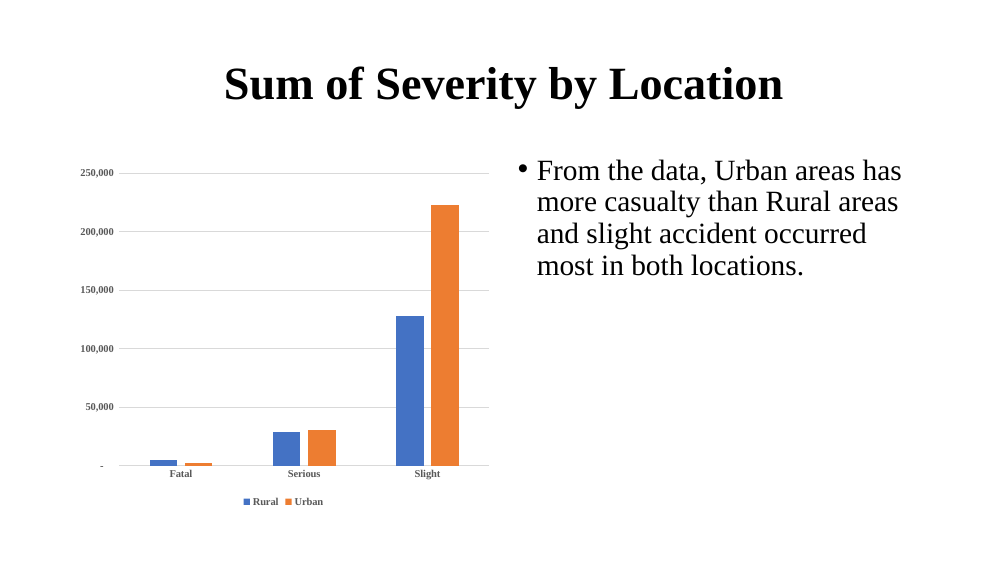
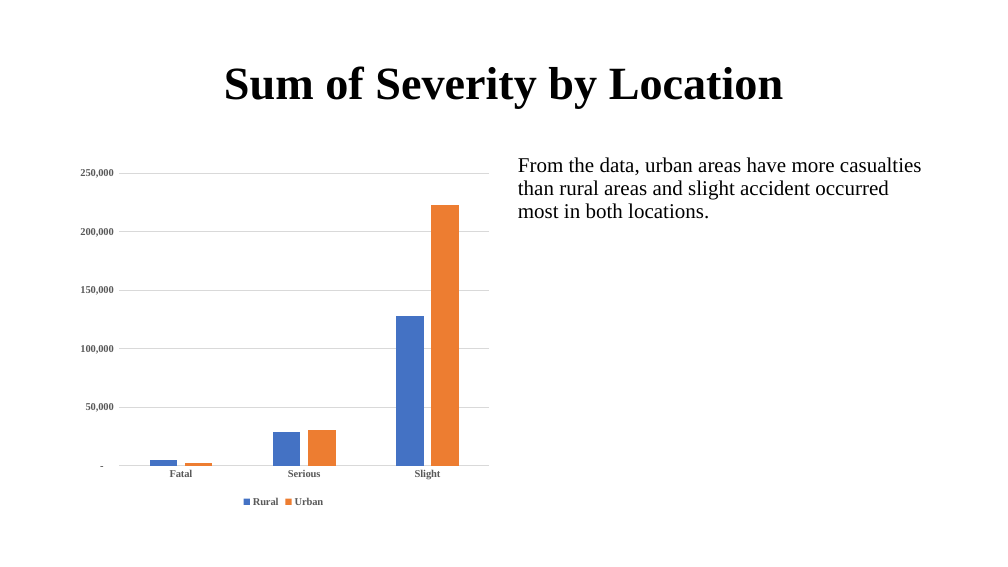
Before and after one commit to Amy2220/Amy_Projects, a slide deck: slide 6 of Road_Accident_Analysis/Road_Accident_Data.pptx. Drawn at 1008x567 pixels with LibreOffice and Linux fonts; fonts in the diff are those of the drawing. Boxes give left, top, right and bottom in pixels: in the first picture for what was removed or moved away, otherwise in the second. Text is boxed around its words. In the diff, an @@ line names an element or a change of style, - is before the commit and + after.

```diff
--- a/Road_Accident_Analysis/Road_Accident_Data.pptx
+++ b/Road_Accident_Analysis/Road_Accident_Data.pptx
@@ text at [518,157,922,219]: text changed; size 28 to 20 pt @@
-• From the data, Urban areas has more casualty than Rural areas and slight accident occurred most in both locations.
+From the data, urban areas have more casualties than rural areas and slight accident occurred most in both locations.
```
Also in this commit, not shown: 6 other slides changed.
